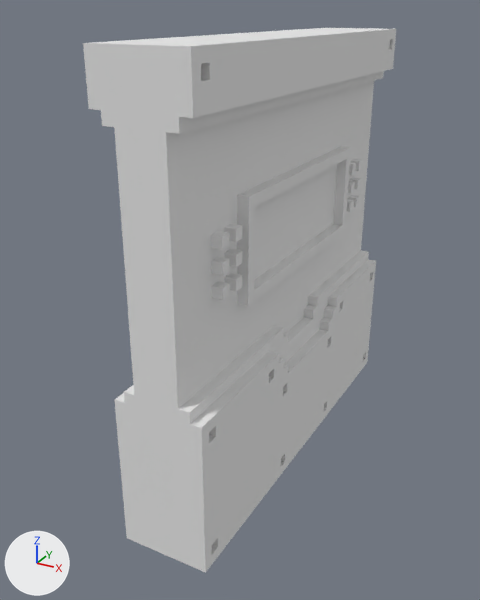
A saved change to the OBJ model Assets/wall.obj.
Both versions are drawn from a 50 mm lens placed at (26.1, -54.3, 42.0), pointed at (-2.2, -3.0, 16.4). Every picture has the same lights, and +X, +Y and +Z are marked at lower left. Where no turn or scale is listed for an object, it has been applied to the vertices. Vertices at the same position are counted once.

The first picture shows 'wall'.
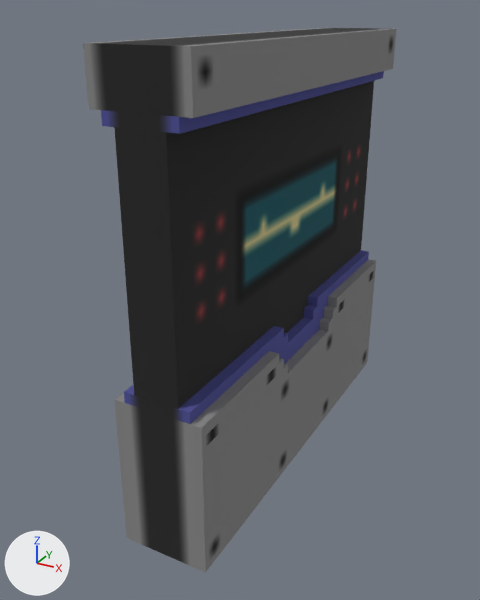
Where the change shows, as pixel boxes (x1, y1, x2, y2) in the pictures (480 x 600 px):
part 1 of me_wall, cut back
    before: (83, 28, 396, 573)
    after: (202, 262, 376, 571)

Edits to the bpy script that builds the scene:
```text
Add img_wall_png:
    img_wall_png = load_image('wall.png', 'wall.png', 128, 128, 'sRGB')
Add mat_wall_material:
    mat_wall_material = principled_material('wall_Material')
    mat_wall_material.texture = img_wall_png
    mat_wall_material.roughness = 1.0
Change me_wall:
    used by ob_wall; location = (0.0, 0.0, 0.0)
    remove me_wall.from_pydata(...)  # 616 vertices, 1212 faces; spans x -4.0..4.0, y -20.0..20.0, z 0.0..40.0
    remove me_wall.materials.append(mat_palette)  # white #e7e7e7
    add me_wall.from_pydata(...)  # 164 vertices, 120 faces; spans x -4.0..4.0, y -20.0..20.0, z 0.0..40.0
    me_wall part 1: 464 vertices removed from x -4.0..4.0, y -20.0..20.0, z 0.0..40.0; 12 vertices added at x -4.0..4.0, y -20.0..20.0, z 11.0..13.0
    add me_wall.materials.append(mat_wall_material)  # picture img_wall_png
```
